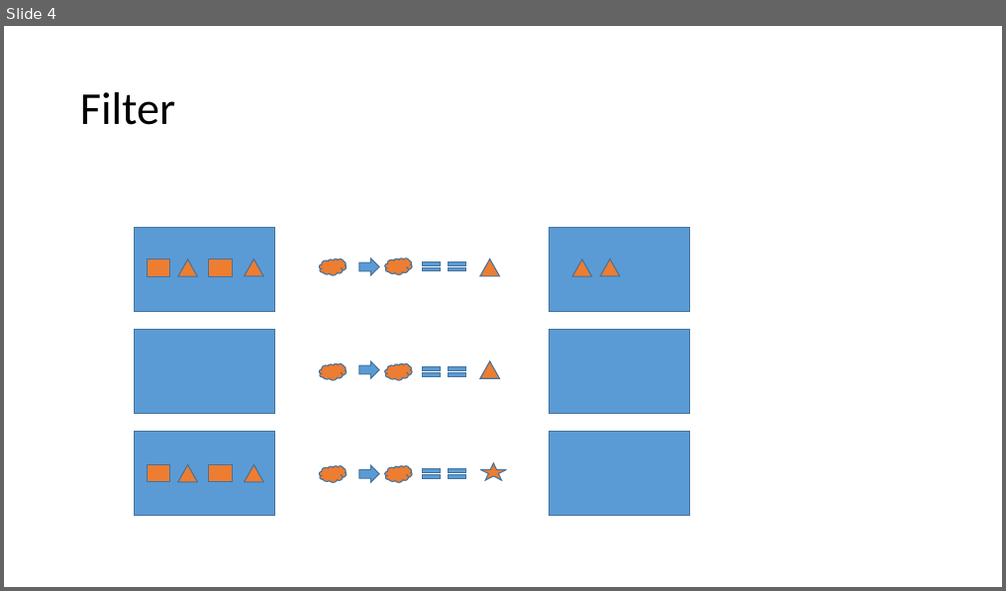
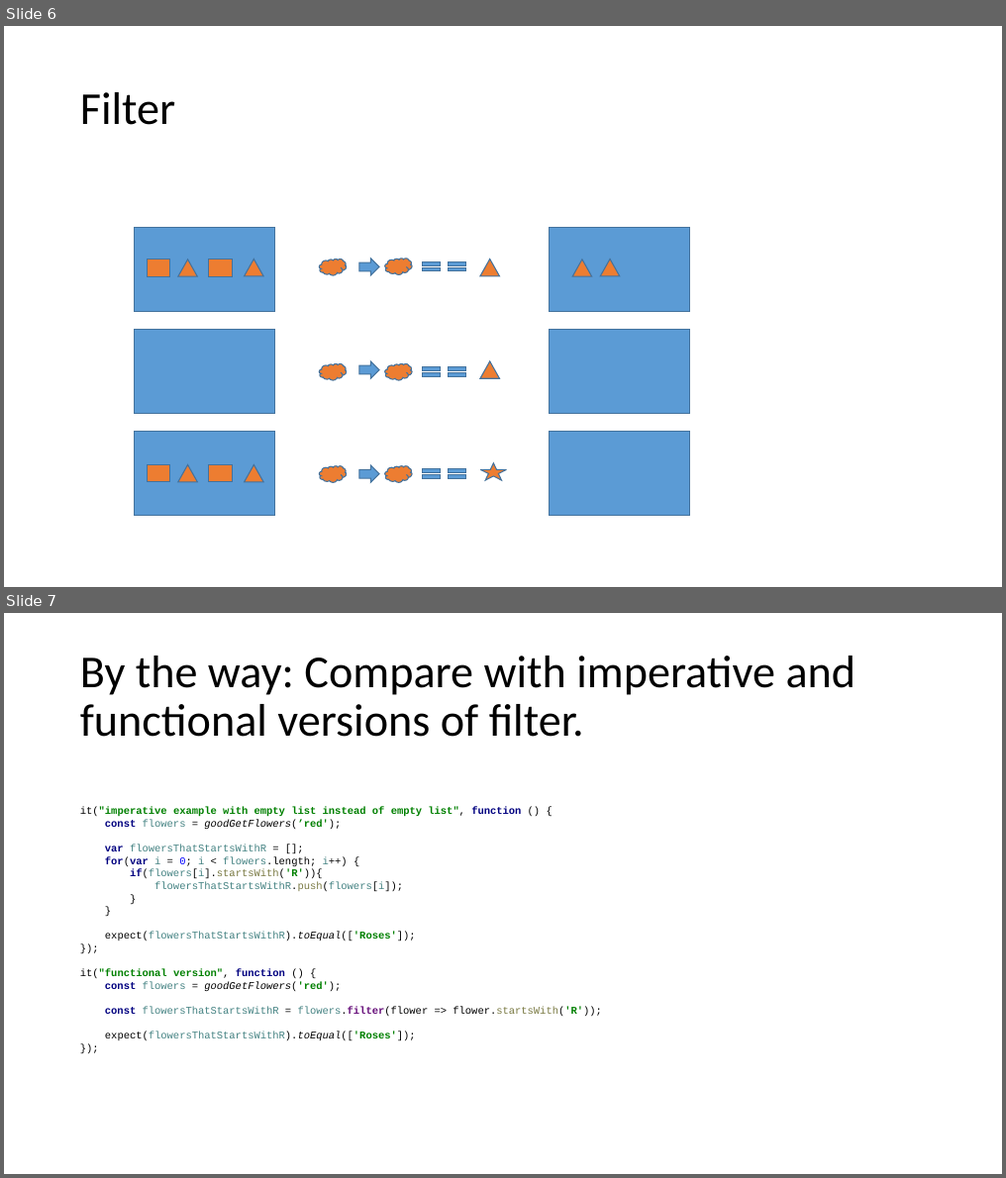
Before and after one commit to morotsman/lecture_functional_programming, a slide deck: lodash/List.pptx. Shown one above the other, each under a label of ours: slide 4 before the commit, slides 6 and 7 after it. The pictures are 1006x591 and 1006x1178 pixels, drawn with LibreOffice and Linux fonts; fonts in the diff are those of the drawing. Boxes give left, top, right and bottom in pixels: in the first picture for what was removed or moved away, otherwise in the second. Text is boxed around its words. In the diff, an @@ line names an element or a change of style, - is before the commit and + after.

```diff
--- a/lodash/List.pptx
+++ b/lodash/List.pptx
@@ slide 7 added at bbox=[4, 613, 1002, 1174], background #FFFFFF @@
@@ title added at bbox=[80, 656, 856, 737], 44 pt, text #000000 @@
+By the way: Compare with imperative and functional versions of filter.
@@ text added at bbox=[80, 807, 602, 1042], 10 pt, text #458383 @@
+it("imperative example with empty list instead of empty list", function () {
+const flowers = goodGetFlowers(’red');
+var flowersThatStartsWithR = [];
+for(var i = 0; i < flowers.length; i++) {
+if(flowers[i].startsWith('R')){
+flowersThatStartsWithR.push(flowers[i]);
+}
+}
+expect(flowersThatStartsWithR).toEqual(['Roses']);
+});
+it("functional version", function () {
+const flowers = goodGetFlowers('red');
+const flowersThatStartsWithR = flowers.filter(flower => flower.startsWith('R'));
+expect(flowersThatStartsWithR).toEqual(['Roses']);
+});
@@ what was slide 4 is now slide 6 @@
```
Also in this commit, not shown: 2 slides changed, 4 other slides added, 2 other files.
